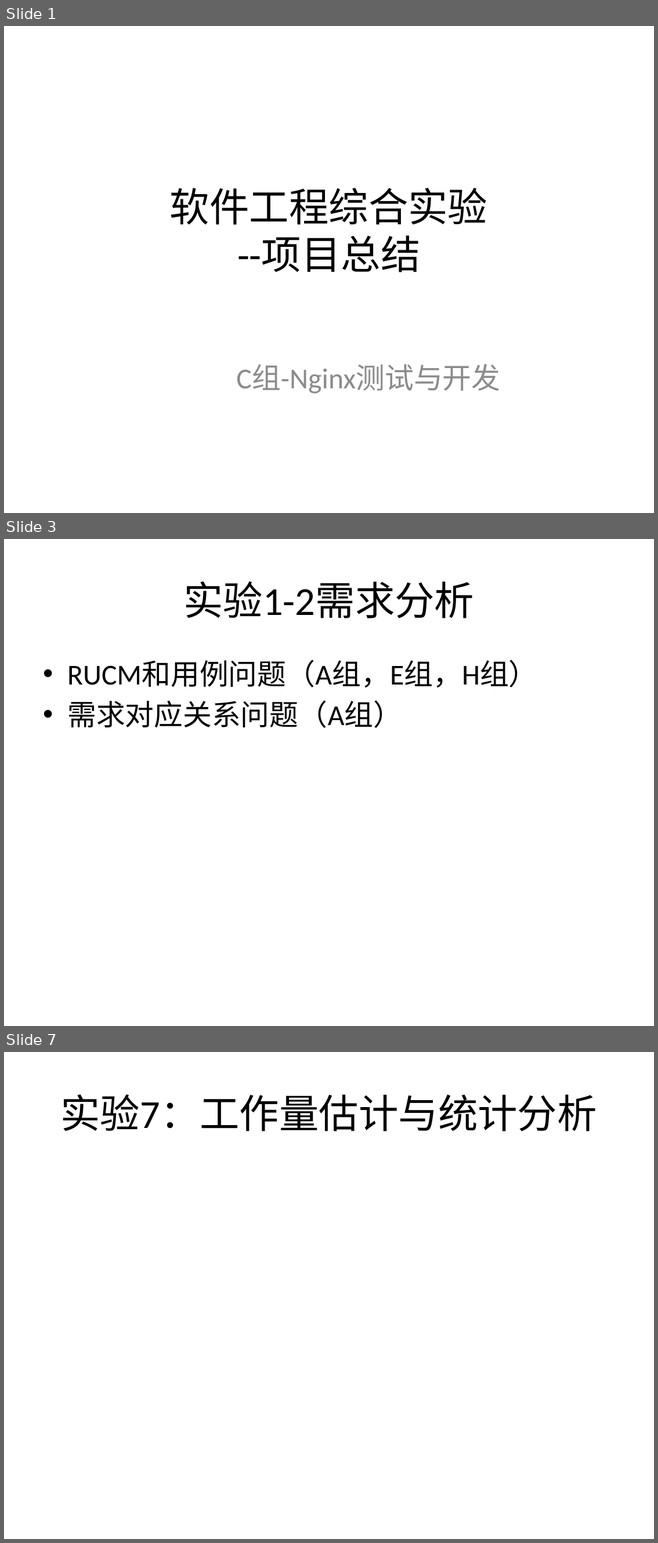
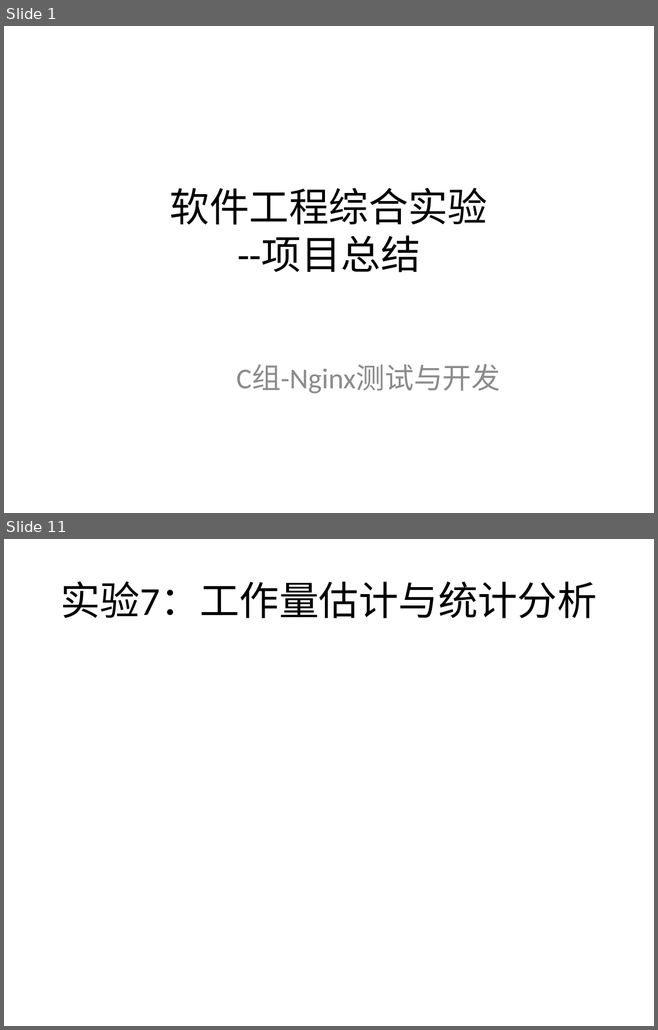
Before and after one commit to bhsei/16TeamC, a slide deck: 2.项目PPT/十七周-项目总结.pptx. Shown one above the other, each under a label of ours: slides 1, 3 and 7 before the commit, slides 1 and 11 after it; the slides between them are not shown. The pictures are 658x1543 and 658x1030 pixels, drawn with LibreOffice and Linux fonts; fonts in the diff are those of the drawing. Boxes give left, top, right and bottom in pixels: in the first picture for what was removed or moved away, otherwise in the second. Text is boxed around its words. In the diff, an @@ line names an element or a change of style, - is before the commit and + after.

```diff
--- a/2.项目PPT/十七周-项目总结.pptx
+++ b/2.项目PPT/十七周-项目总结.pptx
@@ slide 3 removed at <box>4,539,654,1026</box>, background #FFFFFF @@
@@ title removed at <box>183,581,474,618</box> @@
-实验1-2需求分析
@@ text removed at <box>67,661,537,728</box> @@
-• RUCM和用例问题（A组，E组，H组）
-• 需求对应关系问题（A组）
@@ what was slide 7 is now slide 11 @@
```
Also in this commit, not shown: 6 slides changed, 6 slides added, 1 other slide removed, 1 other file.
